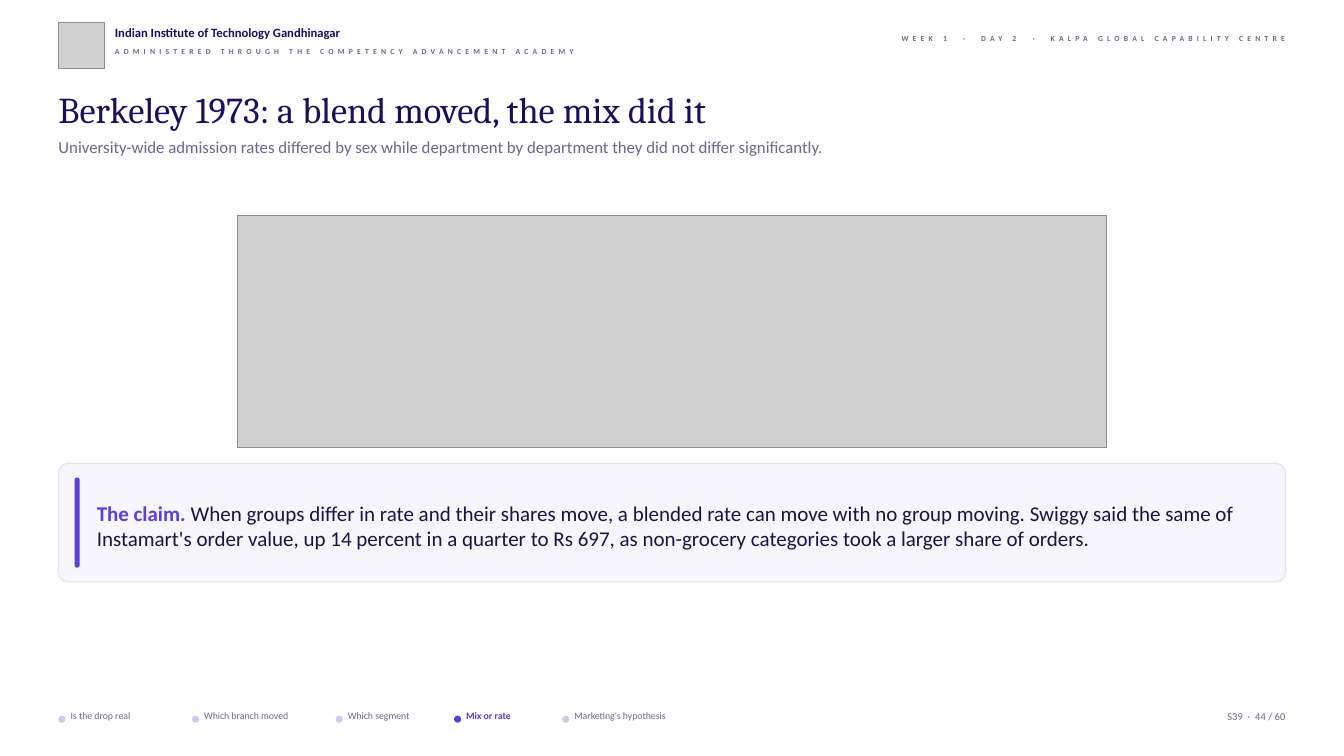
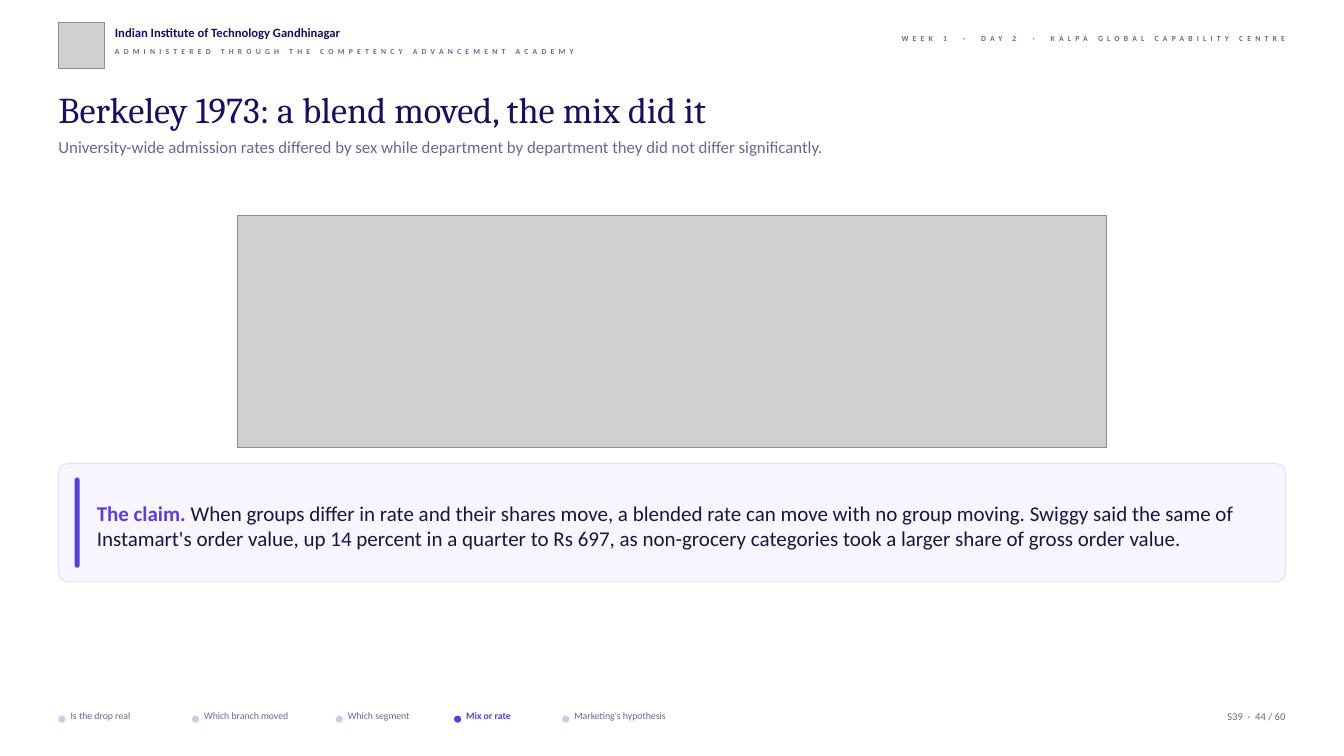
Before and after one commit to fde-academy-lab/c2-content-factory, a slide deck: slide 44 of content/W01/D2/slides/C2_W01_D02_half1_STUDENT.pptx. Drawn at 1344x756 pixels with LibreOffice and Linux fonts; fonts in the diff are those of the drawing; grey boxes stand for pictures; background and template pictures are left out. Boxes give left, top, right and bottom in pixels: in the first picture for what was removed or moved away, otherwise in the second. Text is boxed around its words. In the diff, an @@ line names an element or a change of style, - is before the commit and + after.

```diff
--- a/content/W01/D2/slides/C2_W01_D02_half1_STUDENT.pptx
+++ b/content/W01/D2/slides/C2_W01_D02_half1_STUDENT.pptx
@@ text at <box>97,506,1232,550</box>: text changed @@
-The claim. When groups differ in rate and their shares move, a blended rate can move with no group moving. Swiggy said the same of Instamart's order value, up 14 percent in a quarter to Rs 697, as non-grocery categories took a larger share of orders.
+The claim. When groups differ in rate and their shares move, a blended rate can move with no group moving. Swiggy said the same of Instamart's order value, up 14 percent in a quarter to Rs 697, as non-grocery categories took a larger share of gross order value.
```
Also in this commit, not shown: 1 other slide changed, 31 other files.
